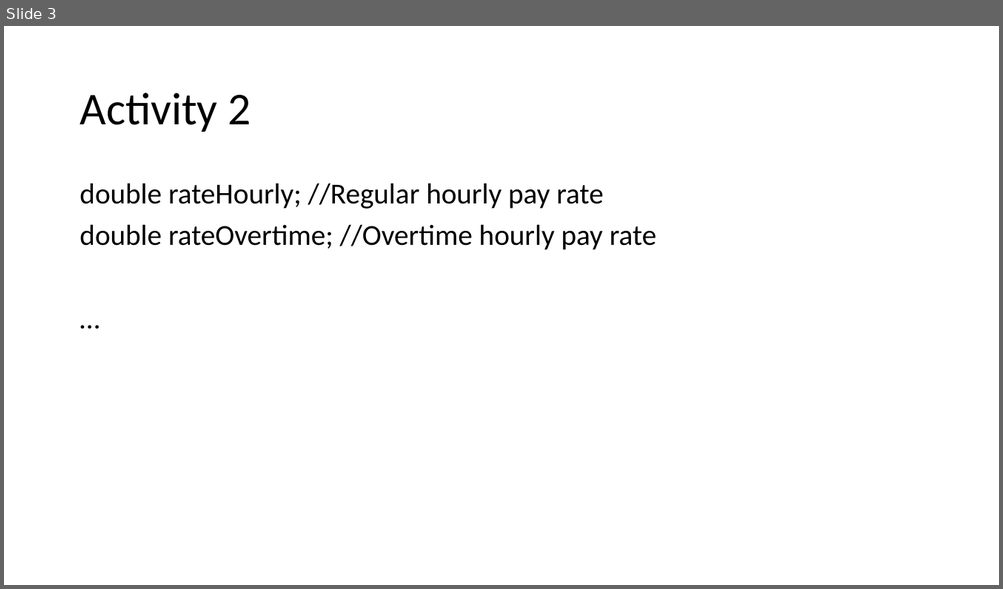
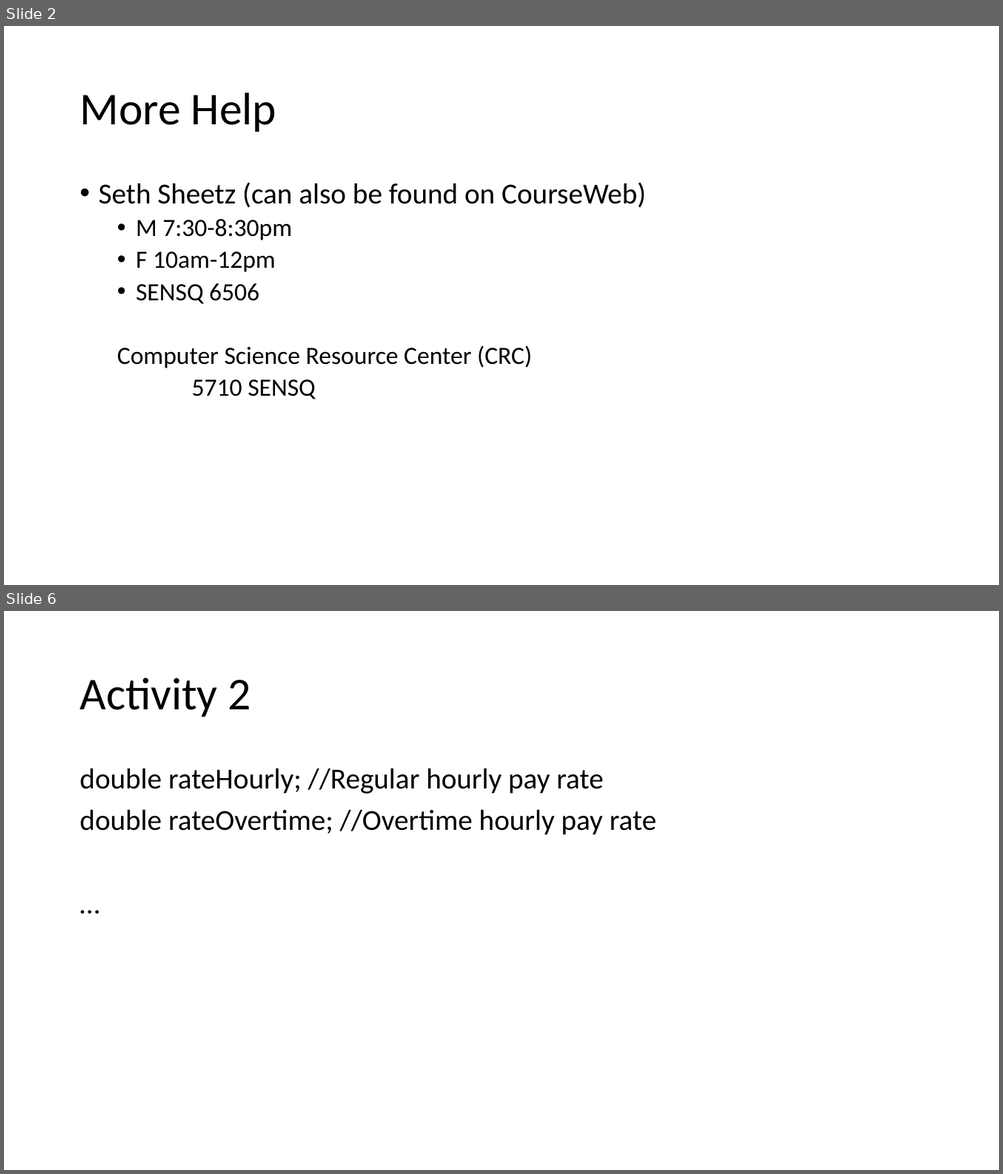
Before and after one commit to kingsman142/CS0007-UTA, a slide deck: Powerpoints/CS0007 Week 4.pptx. Shown one above the other, each under a label of ours: slide 3 before the commit, slides 2 and 6 after it; the slides between them are not shown. The pictures are 1003x589 and 1003x1174 pixels, drawn with LibreOffice and Linux fonts; fonts in the diff are those of the drawing. Boxes give left, top, right and bottom in pixels: in the first picture for what was removed or moved away, otherwise in the second. Text is boxed around its words. In the diff, an @@ line names an element or a change of style, - is before the commit and + after.

```diff
--- a/Powerpoints/CS0007 Week 4.pptx
+++ b/Powerpoints/CS0007 Week 4.pptx
@@ slide 2 added at <box>4,26,999,585</box>, background #FFFFFF @@
@@ title added at <box>79,93,276,132</box>, 44 pt, text #000000 @@
+More Help
@@ text added at <box>99,182,646,400</box>, 24 pt, text #000000 @@
+• Seth Sheetz (can also be found on CourseWeb)
+  • M 7:30-8:30pm
+  • F 10am-12pm
+  • SENSQ 6506
+  Computer Science Resource Center (CRC)
+  5710 SENSQ
@@ what was slide 3 is now slide 6 @@
```
Also in this commit, not shown: 2 slides changed, 3 other slides added.
